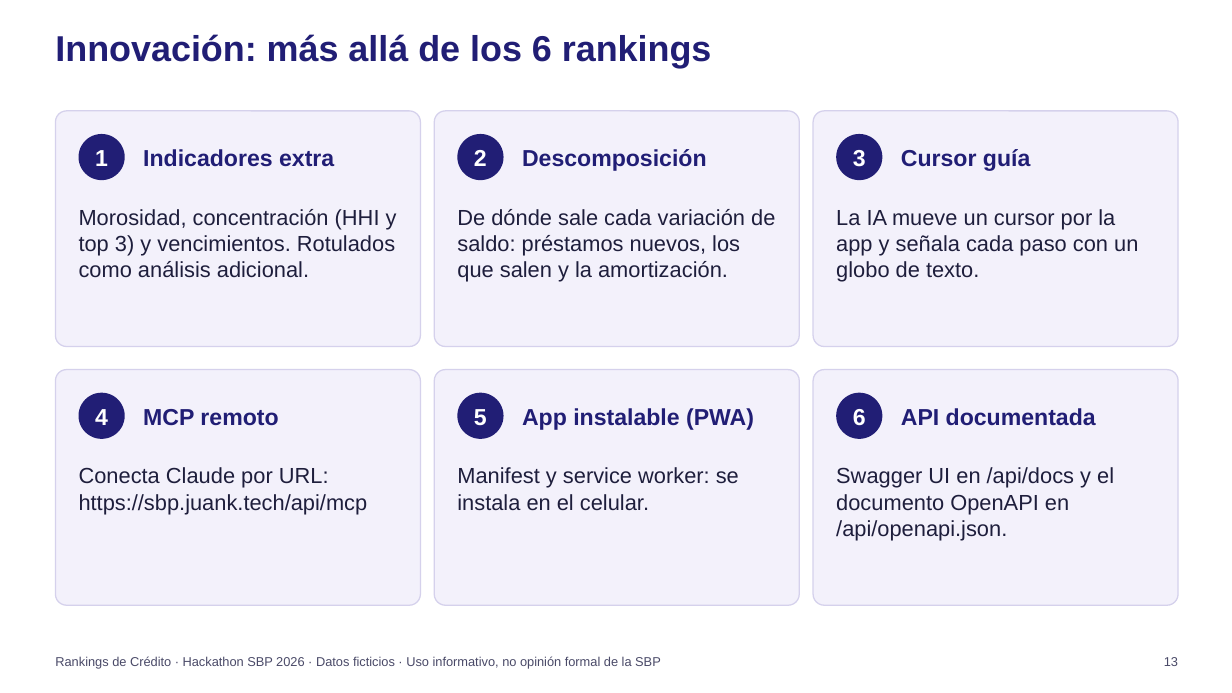
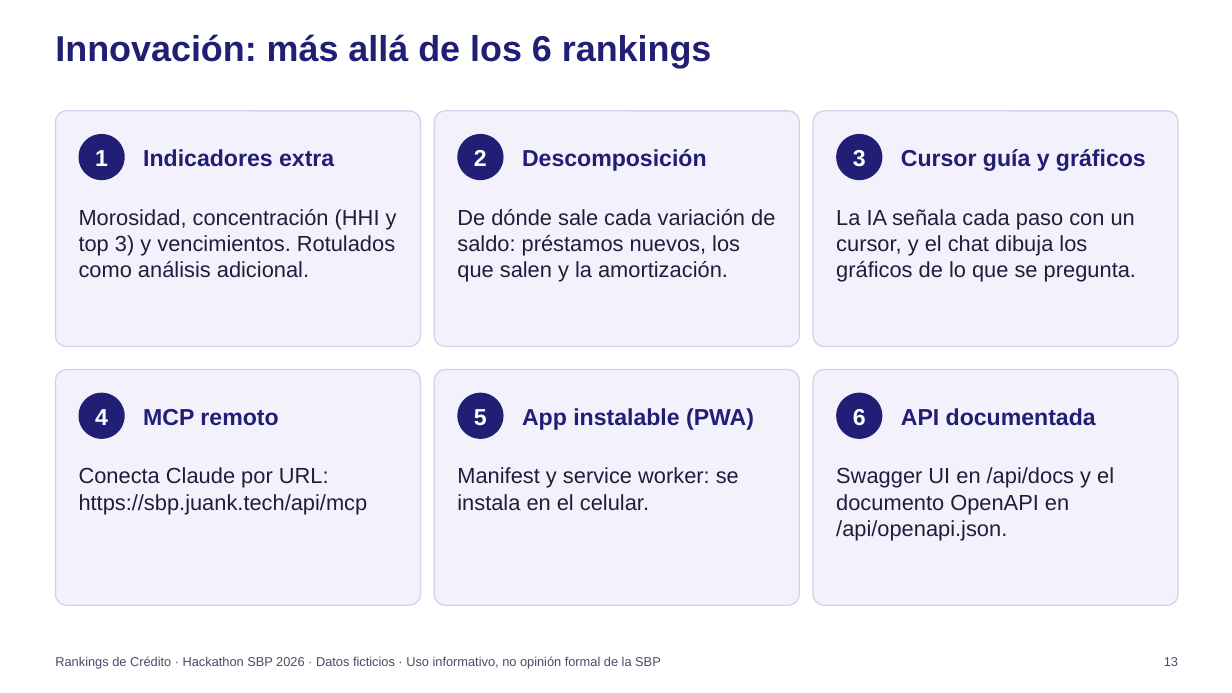
Before and after one commit to JuanKsPty/hackathon-sbp, a slide deck: slide 13 of presentacion/deck.pptx. Drawn at 1232x693 pixels with LibreOffice and Linux fonts; fonts in the diff are those of the drawing; background and template pictures are left out. Boxes give left, top, right and bottom in pixels: in the first picture for what was removed or moved away, otherwise in the second. Text is boxed around its words. In the diff, an @@ line names an element or a change of style, - is before the commit and + after.

```diff
--- a/presentacion/deck.pptx
+++ b/presentacion/deck.pptx
@@ text at (901, 149, 1146, 171): text changed @@
-Cursor guía
+Cursor guía y gráficos
@@ text at (836, 209, 1136, 282): text changed @@
-La IA mueve un cursor por la app y señala cada paso con un globo de texto.
+La IA señala cada paso con un cursor, y el chat dibuja los gráficos de lo que se pregunta.
```
Also in this commit, not shown: 1 other slide changed, 3 other files.
